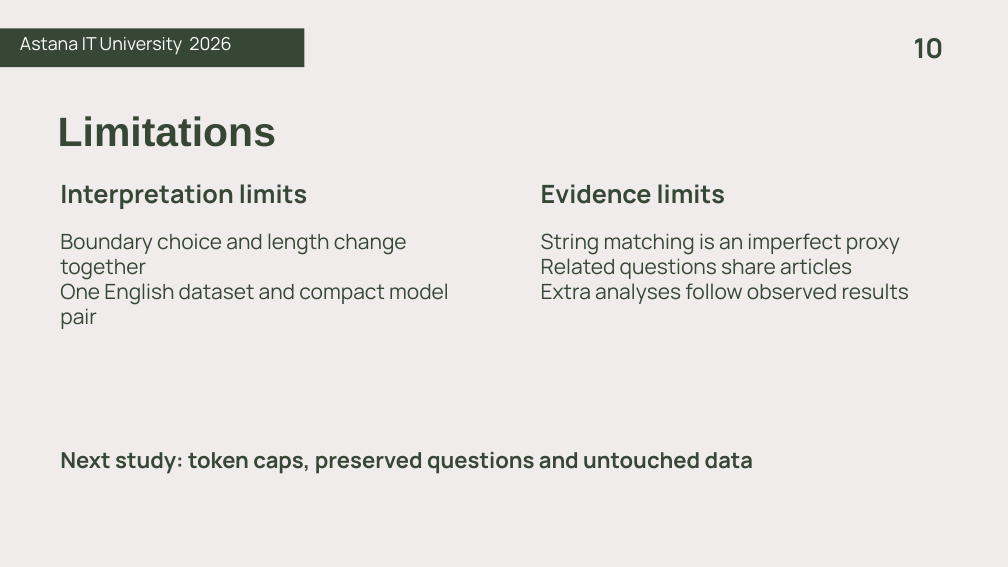
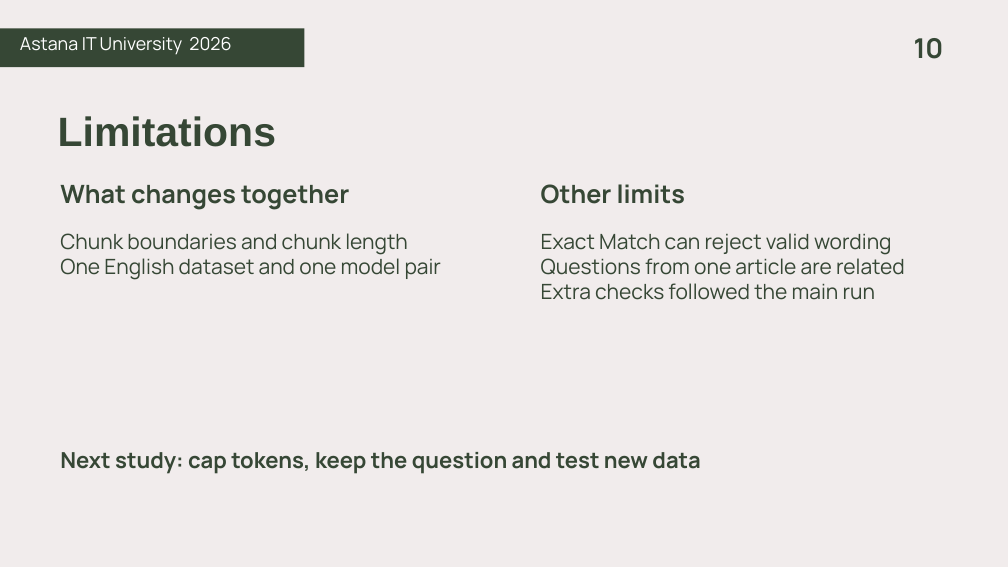
Before and after one commit to aahhaha/rag-chunking-assignment4, a slide deck: slide 10 of final/submission/Final_Defence_Aibyn_Samat.pptx. Drawn at 1008x567 pixels with LibreOffice and Linux fonts; fonts in the diff are those of the drawing. Boxes give left, top, right and bottom in pixels: in the first picture for what was removed or moved away, otherwise in the second. Text is boxed around its words. In the diff, an @@ line names an element or a change of style, - is before the commit and + after.

Commit message:
Revise manuscript prose and defence wording for clarity

```diff
--- a/final/submission/Final_Defence_Aibyn_Samat.pptx
+++ b/final/submission/Final_Defence_Aibyn_Samat.pptx
@@ text at (60, 185, 349, 210): text changed @@
-Interpretation limits
+What changes together
@@ text at (541, 184, 685, 204): text changed @@
-Evidence limits
+Other limits
@@ text at (60, 233, 442, 280): text changed @@
-Boundary choice and length change together
-One English dataset and compact model pair
+Chunk boundaries and chunk length
+One English dataset and one model pair
@@ text at (541, 233, 905, 300): text changed @@
-String matching is an imperfect proxy
-Related questions share articles
-Extra analyses follow observed results
+Exact Match can reject valid wording
+Questions from one article are related
+Extra checks followed the main run
@@ text at (60, 452, 700, 474): text changed @@
-Next study: token caps, preserved questions and untouched data
+Next study: cap tokens, keep the question and test new data
```
Also in this commit, not shown: 8 other slides changed, 19 other files.
